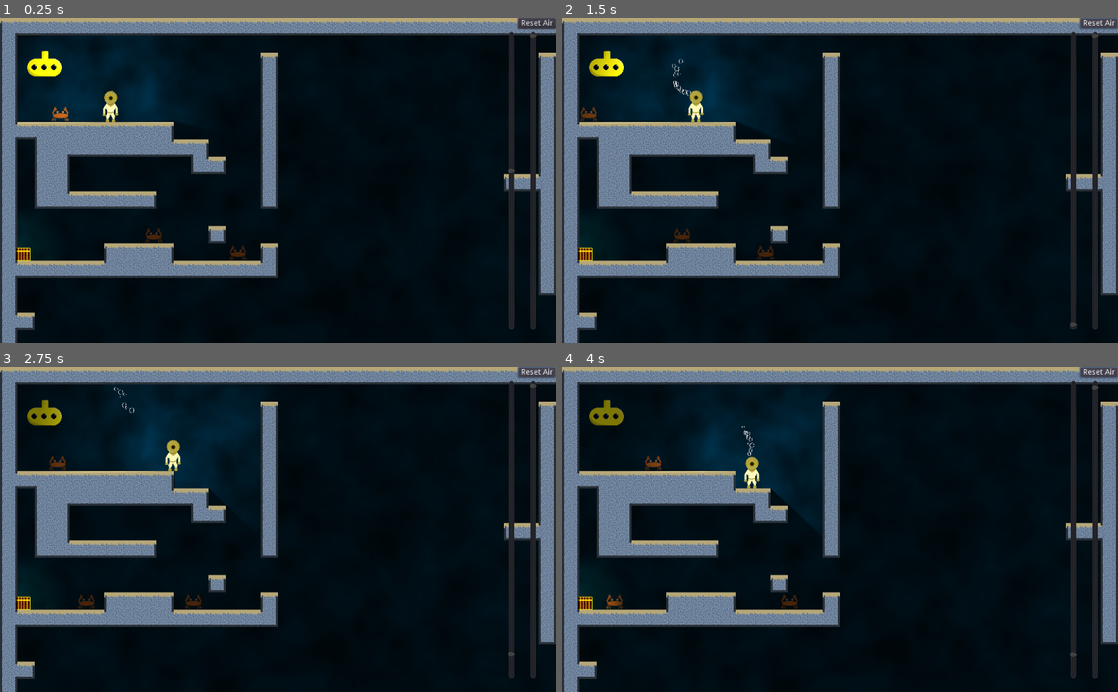
Above: before the commit, frames 1-4 (two rows, left to right).
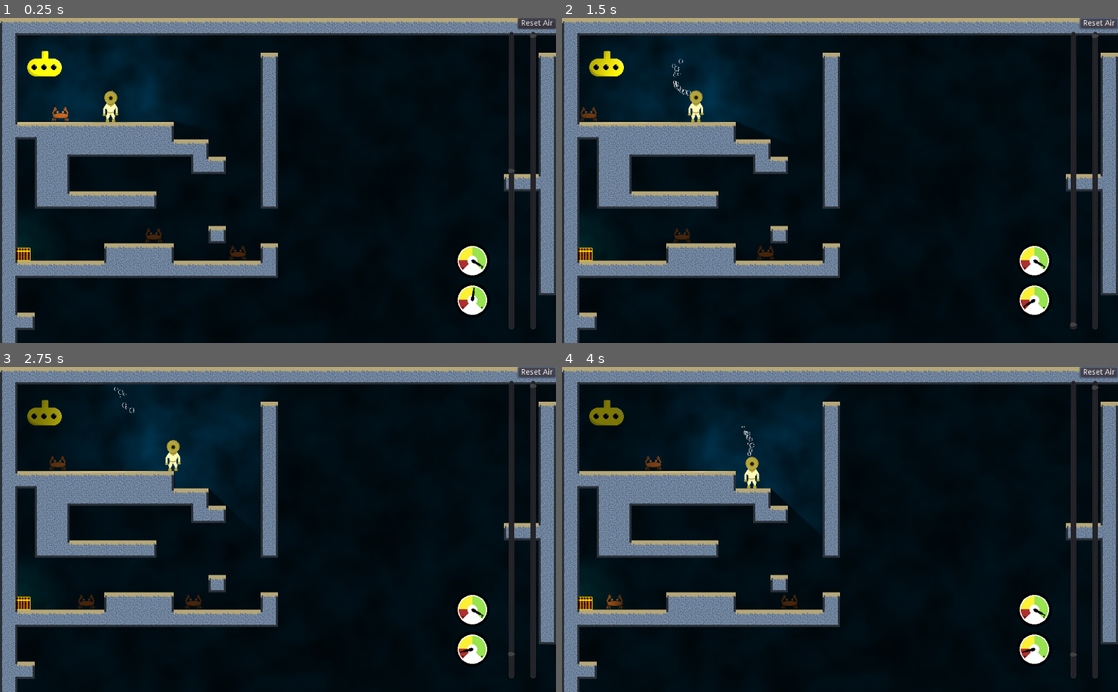
Above: after the commit, the same moments.

Repository: bengosney/diver
Game: Godot game, scene res://Main.tscn
Two runs of this game, one before a commit and one after it. Both use one fixed random seed, a clock stepped at 60 frames per second and the inputs below.
Inputs:
- Up to frame 1 (0.25 s): no input
- Up to frame 2 (1.5 s): hold Right (walk_right) 0.53-1.25 s; hold Down (buoyancy_dec) 0.53-1.25 s; click "Reset Air" at 1.25 s
- Up to frame 3 (2.75 s): hold Right (walk_right) from 2.03 s (still down); tap Up (buoyancy_inc) at 2.1 s
- Up to frame 4 (4 s): release Right (walk_right) at 2.78 s; hold Left (walk_left) 2.78-3.53 s; hold Down (buoyancy_dec) 2.78-3.53 s; hold Right (walk_right) from 3.53 s (still down); tap Up (buoyancy_inc) at 3.6 s

The runs differ from the first frame. In frame 1, 0.8% of the frame differs, in the area x 82-88%, y 70-92%; in frame 2, 0.8%; in frame 3, 0.8%; in frame 4, 0.8%.

Commit message:
Use guages

Diff:
--- a/Crab/Crab.gd
+++ b/Crab/Crab.gd
@@ -52,6 +52,5 @@
 	for i in get_slide_count():
 		var collision = get_slide_collision(i)
 		if collision.collider.is_in_group("player"):
-			print(collision)
 			emit_signal("hit_player", collision, 5)
 			#walking = false
--- a/HUD/HUD.gd
+++ b/HUD/HUD.gd
@@ -5,6 +5,7 @@
 
 func set_buoyancy(buoyancy):
 	$buoyancy_slider.value = buoyancy
+	$Buoyancy.set_value(buoyancy)
 
 
 func setup(min_buoyancy, max_buoyancy, max_air):
@@ -16,9 +17,14 @@
 	$air_slider.value = max_air
 	$air_slider.step = max_air / 1000
 
+	$Air.set_max(max_air)
+	$Buoyancy.set_min(min_buoyancy)
+	$Buoyancy.set_max(max_buoyancy)
+
 
 func set_air(air):
 	$air_slider.value = air
+	$Air.set_value(air)
 
 
 func _on_reset_button_pressed():
--- a/HUD/HUD.tscn
+++ b/HUD/HUD.tscn
@@ -1,6 +1,7 @@
-[gd_scene load_steps=2 format=2]
+[gd_scene load_steps=3 format=2]
 
 [ext_resource path="res://HUD/HUD.gd" type="Script" id=1]
+[ext_resource path="res://Gauge/Gauge.tscn" type="PackedScene" id=2]
 
 [node name="HUD" type="CanvasLayer"]
 script = ExtResource( 1 )
@@ -44,4 +45,16 @@
 "_edit_use_anchors_": false
 }
 
+[node name="Air" parent="." instance=ExtResource( 2 )]
+margin_left = 838.0
+margin_top = 416.0
+margin_right = -122.0
+margin_bottom = -120.0
+
+[node name="Buoyancy" parent="." instance=ExtResource( 2 )]
+margin_left = 838.0
+margin_top = 489.0
+margin_right = -122.0
+margin_bottom = -47.0
+
 [connection signal="pressed" from="reset_button" to="." method="_on_reset_button_pressed"]
--- a/Player/Player.gd
+++ b/Player/Player.gd
@@ -83,8 +83,10 @@
 	for l in leaks:
 		total_leeks += l
 
-	var leeked = (total_leeks * leek_factor) * delta
-	buoyancy = max(0, buoyancy - leeked)
+	if total_leeks > 0:
+		var leeked = (total_leeks * leek_factor) * delta
+
+		buoyancy = max(0, buoyancy - leeked)
 
 
 func _process(delta):
--- a/Player/Player.tscn
+++ b/Player/Player.tscn
@@ -33,8 +33,6 @@
 [node name="Player" type="KinematicBody2D"]
 script = ExtResource( 3 )
 
-[node name="Leeks" type="Node2D" parent="."]
-
 [node name="BreathingBubbles" type="Particles2D" parent="."]
 position = Vector2( 1, -19 )
 amount = 10
@@ -64,6 +62,8 @@
 frame = 1
 playing = true
 
+[node name="Leeks" type="Node2D" parent="."]
+
 [node name="CollisionShape2D" type="CollisionShape2D" parent="."]
 light_mask = 0
 position = Vector2( 0, 3 )
